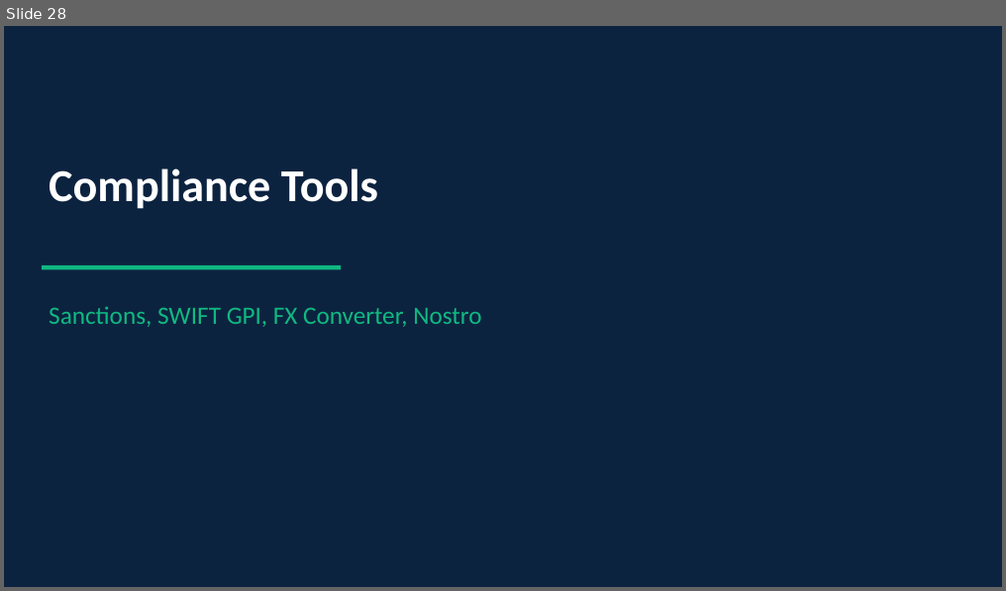
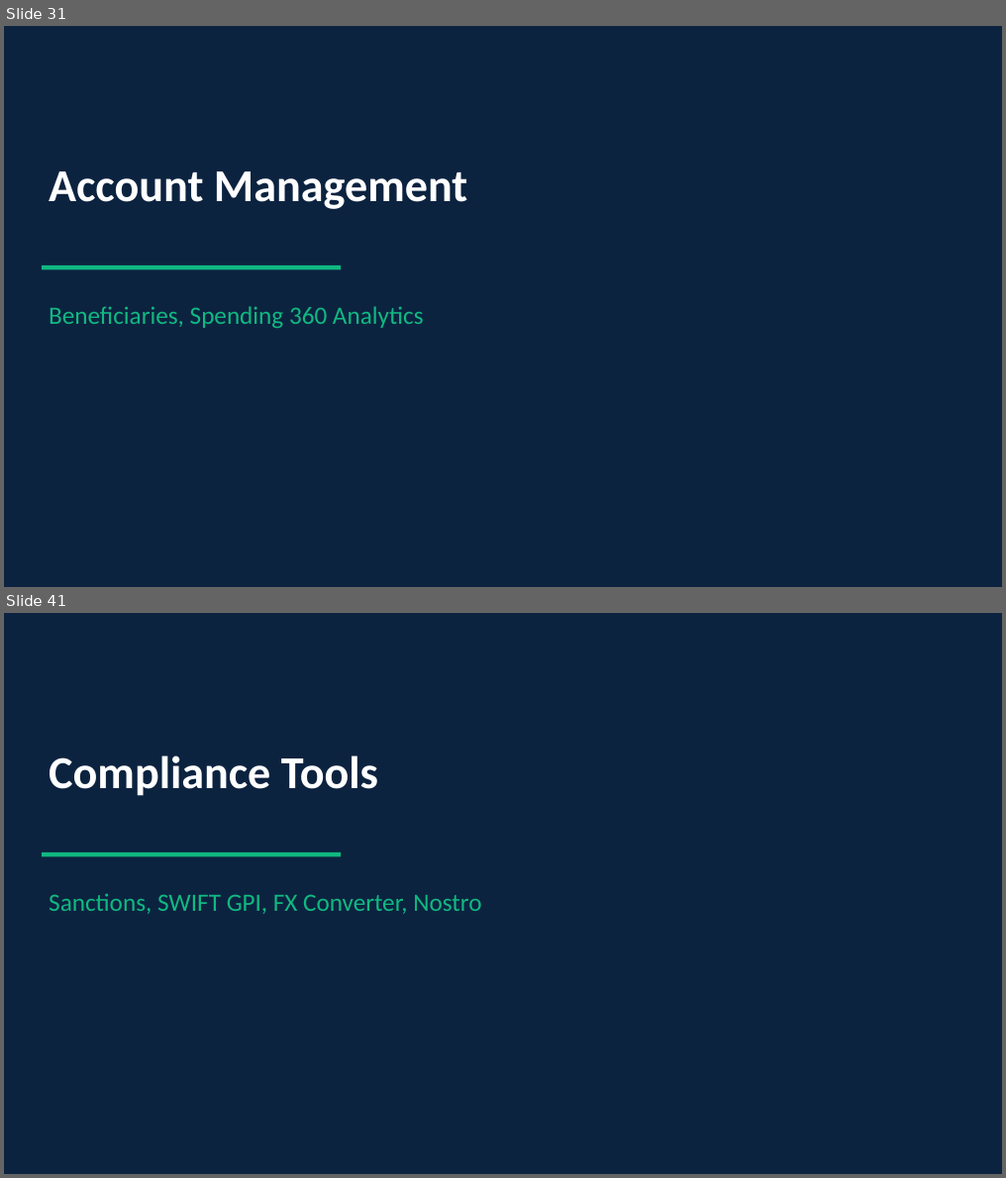
Before and after one commit to mohammedidriss/G9-IPTS, a slide deck: docs/G9-IPTS_Demo_Walkthrough.pptx. Shown one above the other, each under a label of ours: slide 28 before the commit, slides 31 and 41 after it; the slides between them are not shown. The pictures are 1006x591 and 1006x1178 pixels, drawn with LibreOffice and Linux fonts; fonts in the diff are those of the drawing. Boxes give left, top, right and bottom in pixels: in the first picture for what was removed or moved away, otherwise in the second. Text is boxed around its words. In the diff, an @@ line names an element or a change of style, - is before the commit and + after.

```diff
--- a/docs/G9-IPTS_Demo_Walkthrough.pptx
+++ b/docs/G9-IPTS_Demo_Walkthrough.pptx
@@ slide 31 added at (4,26,1002,587), background #0C2340; not listed: 1 template element that a slide beside it also shows @@
@@ text added at (49,172,468,209), 44 pt, text #FFFFFF, bold @@
+Account Management
@@ text added at (49,306,424,329), 24 pt, text #10B981 @@
+Beneficiaries, Spending 360 Analytics
@@ what was slide 28 is now slide 41 @@
```
Also in this commit, not shown: 7 slides changed, 15 other slides added, 3 slides removed, 20 other files.
